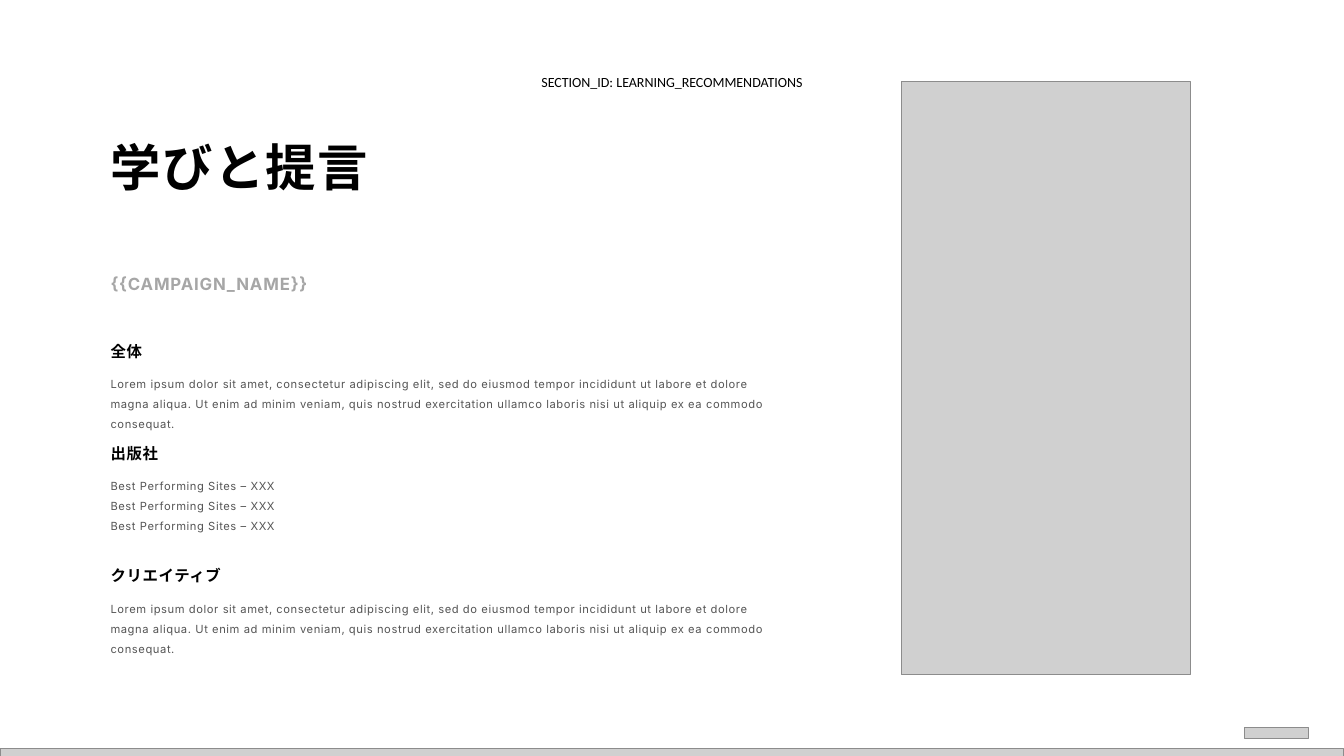
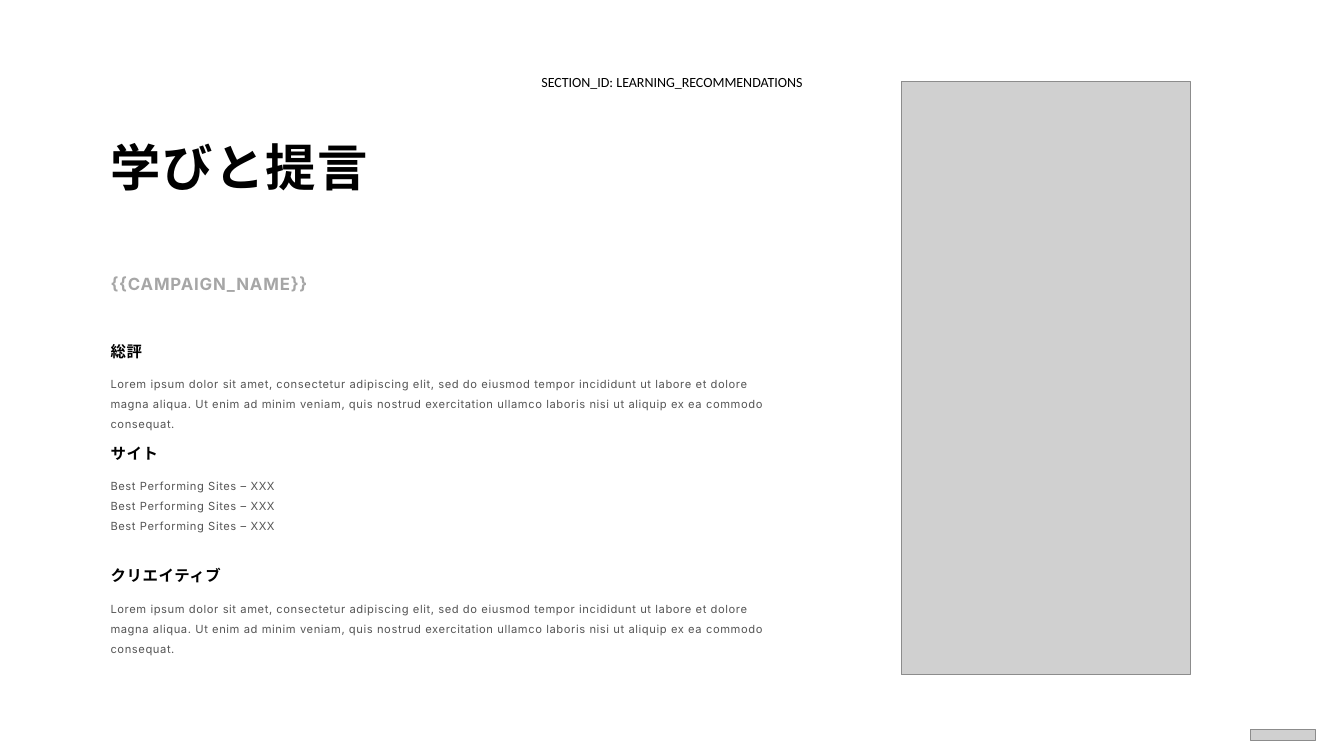
Before and after one commit to Daniel-MOBKOI/pca-automation-api, a slide deck: slide 14 of app/templates/slide_deck_master_ja.pptx. Drawn at 1344x756 pixels with LibreOffice and Linux fonts; fonts in the diff are those of the drawing; grey boxes stand for pictures. Boxes give left, top, right and bottom in pixels: in the first picture for what was removed or moved away, otherwise in the second. Text is boxed around its words. In the diff, an @@ line names an element or a change of style, - is before the commit and + after.

```diff
--- a/app/templates/slide_deck_master_ja.pptx
+++ b/app/templates/slide_deck_master_ja.pptx
@@ text at bbox=[111, 342, 142, 362]: text changed @@
-全体
+総評
@@ text at bbox=[111, 446, 158, 460]: text changed @@
-出版社
+サイト
@@ picture removed at bbox=[0, 749, 1344, 756] @@
@@ picture: place and size @@
-picture at bbox=[1244, 728, 1309, 738]
+picture at bbox=[1251, 730, 1316, 741]
```
Also in this commit, not shown: 13 other slides changed, 6 other files.
